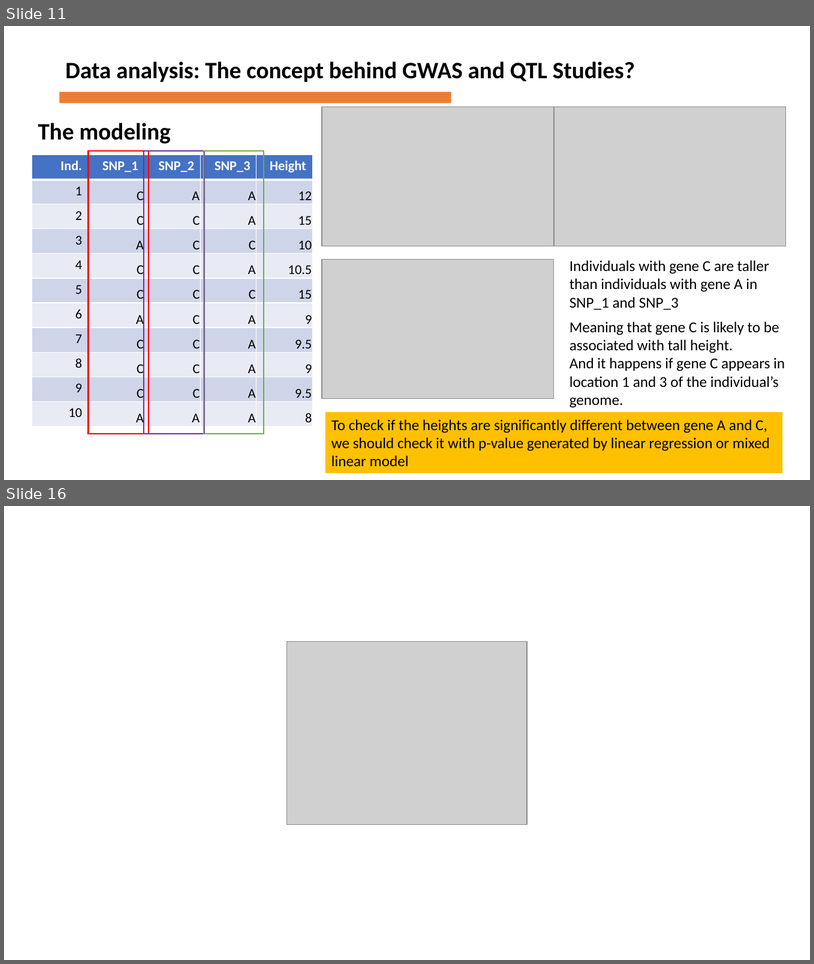
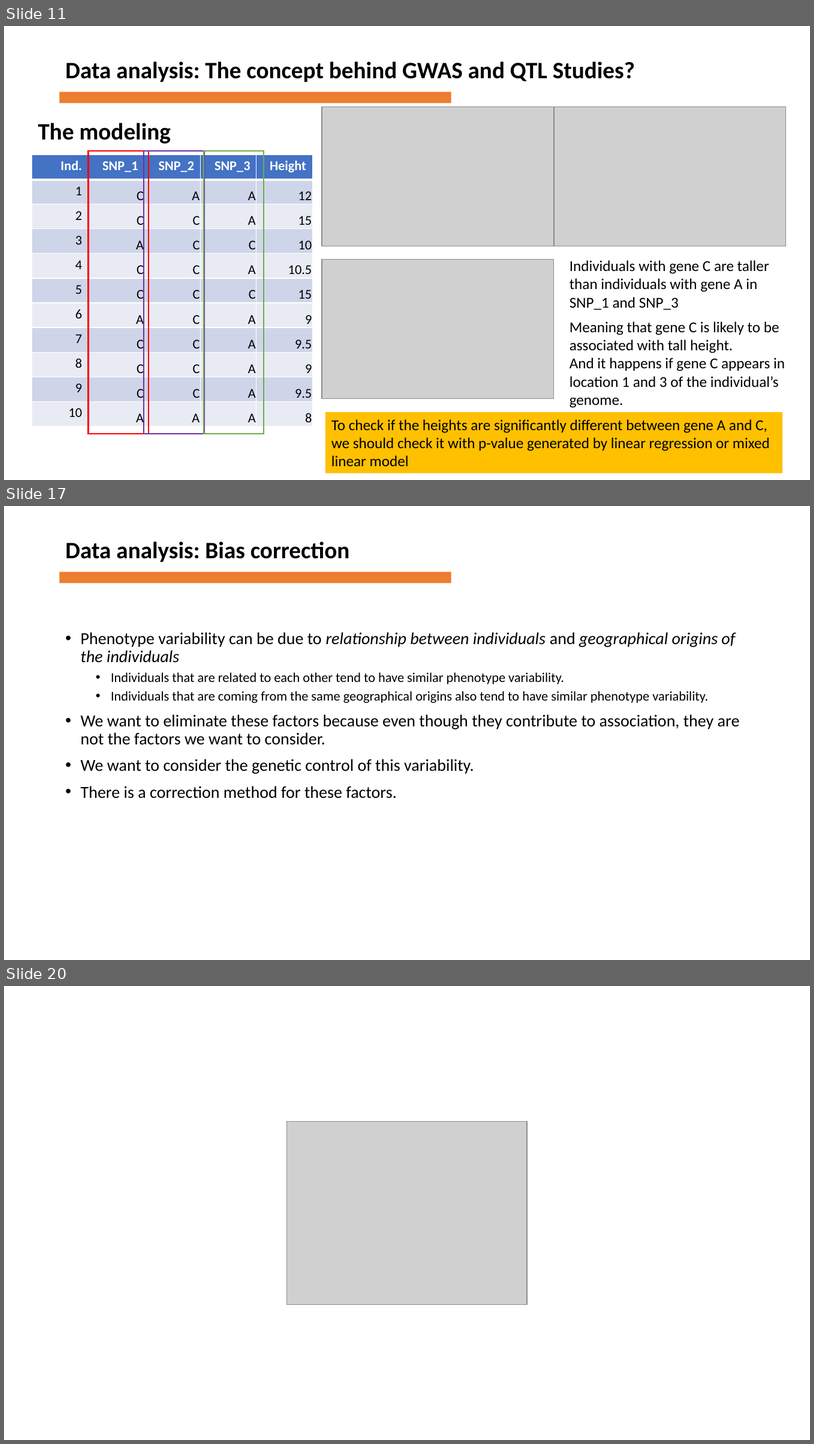
Before and after one commit to firzaariany/Course_Tree_improvement, a slide deck: Advances in quantitative genetics.pptx. Shown one above the other, each under a label of ours: slides 11 and 16 before the commit, slides 11, 17 and 20 after it; the slides between them are not shown. The pictures are 814x964 and 814x1444 pixels, drawn with LibreOffice and Linux fonts; fonts in the diff are those of the drawing; grey boxes stand for pictures. Boxes give left, top, right and bottom in pixels: in the first picture for what was removed or moved away, otherwise in the second. Text is boxed around its words. In the diff, an @@ line names an element or a change of style, - is before the commit and + after.

```diff
--- a/Advances in quantitative genetics.pptx
+++ b/Advances in quantitative genetics.pptx
@@ slide 17 added at bbox=[4, 506, 810, 960], background #FFFFFF @@
@@ text added at bbox=[65, 541, 350, 562], 28 pt, text #000000, bold @@
+Data analysis: Bias correction
@@ rectangle added at bbox=[60, 572, 452, 583], fill #ED7D31 @@
@@ text added at bbox=[81, 632, 740, 798], 20 pt, text #000000 @@
+• Phenotype variability can be due to relationship between individuals and geographical origins of the individuals
+  • Individuals that are related to each other tend to have similar phenotype variability.
+  • Individuals that are coming from the same geographical origins also tend to have similar phenotype variability.
+• We want to eliminate these factors because even though they contribute to association, they are not the factors we want to consider.
+• We want to consider the genetic control of this variability.
+• There is a correction method for these factors.
@@ what was slide 16 is now slide 20 @@
```
Also in this commit, not shown: 9 slides changed, 3 other slides added.
